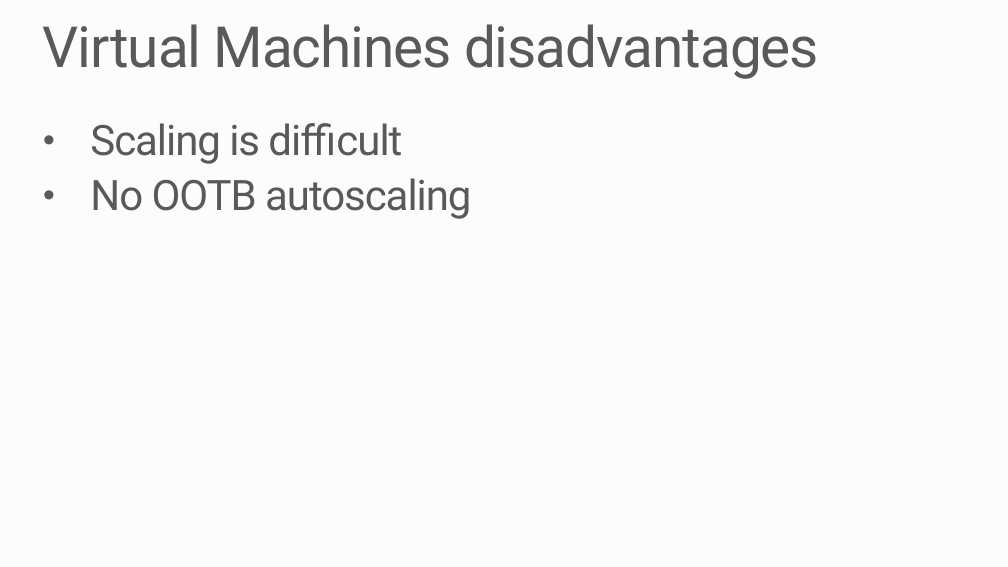
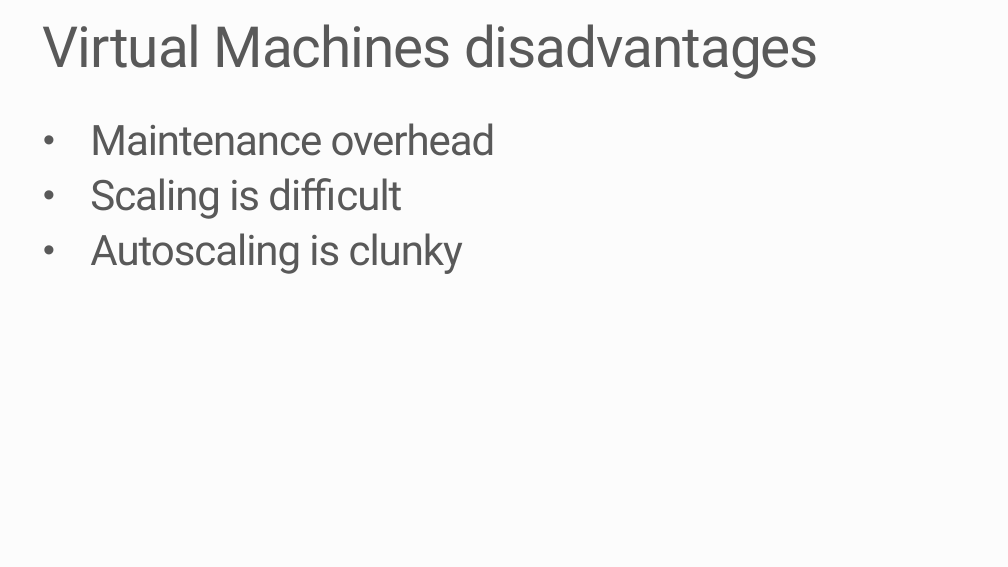
Before and after one commit to MRCollective/WindowsAzureBootcampPerth2014, a slide deck: slide 27 of 2_WebApps/WebApps.pptx (slide 24 before the commit). Drawn at 1008x567 pixels with LibreOffice and Linux fonts; fonts in the diff are those of the drawing; background and template pictures are left out. Boxes give left, top, right and bottom in pixels: in the first picture for what was removed or moved away, otherwise in the second. Text is boxed around its words. In the diff, an @@ line names an element or a change of style, - is before the commit and + after.

```diff
--- a/2_WebApps/WebApps.pptx
+++ b/2_WebApps/WebApps.pptx
@@ text at [90, 123, 496, 156]: paragraph added @@
+• Maintenance overhead
@@ text at [90, 233, 463, 274]: text changed @@
-• No OOTB autoscaling
+• Autoscaling is clunky
```
Also in this commit, not shown: 3 other slides changed, 7 slides added, 5 other files.
